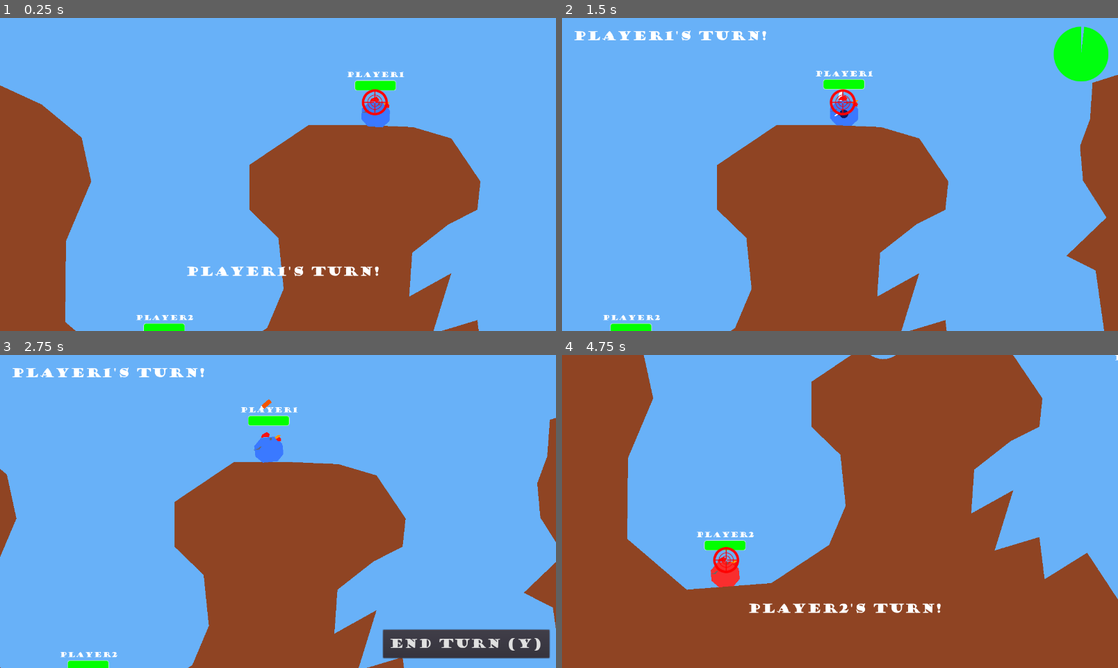
Above: before the commit, frames 1-4 (two rows, left to right).
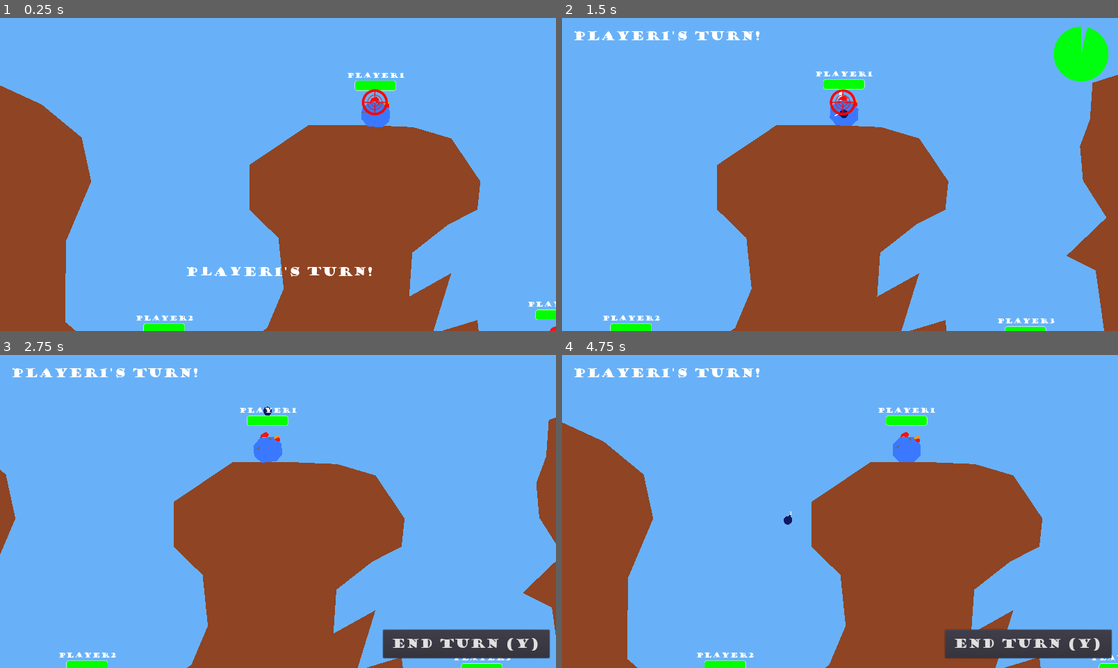
Above: after the commit, the same moments.

Repository: Athakaspen/NotWorms
Game: Godot game, scene res://MainScenes/Level.tscn
Same seed, same stepped clock (60 frames per second), same inputs: the game is played once before the commit and once after it.
Inputs (mouse positions are in pixels of both pictures, inside the frame that each line leads up to):
- Up to frame 1 (0.25 s): no input
- Up to frame 2 (1.5 s): move the mouse to (867, 174) at 0.52 s; press the mouse at (867, 174) at 0.53 s; hold D (right) 0.53-1.25 s; tap W (jump) at 0.77, 0.8, 1.07 s; release the mouse at (867, 174) at 1.25 s; click "Ready (Y)" at 1.25 s
- Up to frame 3 (2.75 s): move the mouse to (250, 511) at 2.02 s; hold A (left) from 2.03 s (still down); tap W (jump) at 2.1, 2.27, 2.57 s; click (250, 511) at 2.3 s
- Up to frame 4 (4.75 s): move the mouse to (851, 505) at 2.77 s; release A (left) at 2.78 s; hold Y (ready) 2.78-3.53 s; hold D (right) 2.78-4.28 s; tap W (jump) at 3.05, 3.77, 4.07, 4.52, 4.55 s; move the mouse to (834, 517) at 3.52 s; click (834, 517) at 3.6 s; move the mouse to (878, 514) at 4.27 s; press the mouse at (878, 514) at 4.28 s; hold A (left) from 4.28 s (still down)

The runs differ from the first frame. In frame 1, 1.2% of the frame differs, in the area x 0-100%, y 17-100%; in frame 2, 1.1%; in frame 3, 1.9%; in frame 4, 42%, in the area x 0-100%, y 0-100%.

Commit message:
laptop changes

Diff:
--- a/MainScenes/Level.tscn
+++ b/MainScenes/Level.tscn
@@ -46,6 +46,22 @@
 
 [node name="SpritePoly" parent="TurnQueue/Player2/PlayerBody" index="0"]
 color = Color( 0.980392, 0.184314, 0.184314, 1 )
+
+[node name="Player3" parent="TurnQueue" instance=ExtResource( 3 )]
+
+[node name="PlayerBody" parent="TurnQueue/Player3" index="0"]
+position = Vector2( 1280, 717 )
+
+[node name="SpritePoly" parent="TurnQueue/Player3/PlayerBody" index="0"]
+color = Color( 0.247059, 0.980392, 0.184314, 1 )
+
+[node name="Player4" parent="TurnQueue" instance=ExtResource( 3 )]
+
+[node name="PlayerBody" parent="TurnQueue/Player4" index="0"]
+position = Vector2( 1630, 131 )
+
+[node name="SpritePoly" parent="TurnQueue/Player4/PlayerBody" index="0"]
+color = Color( 0.752941, 0.0627451, 0.972549, 1 )
 
 [node name="CameraLimit" type="Position2D" parent="."]
 position = Vector2( 1920, 1080 )
@@ -176,3 +192,7 @@
 [editable path="TurnQueue/Player1/PlayerBody"]
 [editable path="TurnQueue/Player2"]
 [editable path="TurnQueue/Player2/PlayerBody"]
+[editable path="TurnQueue/Player3"]
+[editable path="TurnQueue/Player3/PlayerBody"]
+[editable path="TurnQueue/Player4"]
+[editable path="TurnQueue/Player4/PlayerBody"]
--- a/Scripts/PlayerBody.gd
+++ b/Scripts/PlayerBody.gd
@@ -36,7 +36,7 @@
 		w.owning_player = parent.name
 
 	# default weapon
-	switch_weapon("rocket")
+	switch_weapon("bomb")
 
 	set_turn_active(false)
 
@@ -79,12 +79,13 @@
 #		get_parent().add_child(b)
 #		b.apply_central_impulse(b.transform.x * bomb_velocity * b.mass)
 
-func _unhandled_input(event: InputEvent) -> void:
+func _input(event: InputEvent) -> void:
 
 	# Bail if it's not ur turn
 	if not is_active: return
 
 	if event.is_action_pressed("shoot"):
+		print("Shoot button pressed")
 		cur_weapon.do_shoot(position.distance_to(parent.aim_point.position))
 		if MatchInfo.oneshot:
 			parent.end_turn()
--- a/Scripts/Singletons/MatchInfo.gd
+++ b/Scripts/Singletons/MatchInfo.gd
@@ -13,7 +13,7 @@
 # Whether the player is allowed more than one shot per turn
 var oneshot = true
 # Length of each turn, in seconds
-var turn_duration : float = 10.0
+var turn_duration : float = 5.0
 
 # Called when the node enters the scene tree for the first time.
 func _ready():
--- a/Scripts/Terrain.gd
+++ b/Scripts/Terrain.gd
@@ -10,6 +10,7 @@
 #func _process(delta):
 #	pass
 
+# The basis of this was taken from the Destructable Terrain demo
 func clip(source_body: StaticBody2D, neg_poly: CollisionPolygon2D) -> void:
 	var offset_poly = Polygon2D.new()
 	# Transform the polygon values to take into account the transform
--- a/SubScenes/Weapons/BouncyBomb.gd
+++ b/Scripts/Weapons/BouncyBomb.gd
@@ -5,13 +5,13 @@
 var description = "Throw it and see what happens. Blows up after 3 seconds."
 var owning_player = "UNDEFINED"
 
-var MAX_SHOOT_VEL := 1000.0
+var MAX_SHOOT_VEL := 800.0
 var MIN_SHOOT_VEL := 100.0
 var projectile_mass := 1.0
 var projectile_gravity := 6.0
 
-# Length of the Trajectory Line in points
-var traj_length = 50
+# Length of the Trajectory Line in seconds
+var traj_length := 1.0
 
 var projectile_res = preload("res://SubScenes/Weapons/BouncyBomb_Proj.tscn")
 
@@ -26,7 +26,8 @@
 	pass # Replace with function body.
 
 # dist is the distance away the player is aiming
-func do_shoot(dist : float):
+# Return value represents whether the show was successful
+func do_shoot(dist : float) -> void:
 	var p = projectile_res.instance()
 	p.mass = projectile_mass
 	p.gravity_scale = projectile_gravity
@@ -66,18 +67,18 @@
 	var pos = shoot_point.global_position
 	var vel = shoot_point.global_transform.x * get_shoot_velocity(dist)
 #	var vel = shoot_point.global_transform.x * shoot_velocity
-	for _i in range(traj_length):
+	for _i in range(traj_length/line_detail):
 		traj_line.add_point(pos)
 		# the number is a scalar that makes it line up, found from trial and error
 		vel.y += projectile_gravity * line_detail * 110
 		pos += vel * line_detail
 
-		# stop the line when it hits terrain
-		var did_collide = false
-		for terrain_body in MatchInfo.terrain_holder.get_children():
-			var terr_poly = terrain_body.get_node("RenderPoly")
-			if Geometry.is_point_in_polygon(terr_poly.to_local(pos), terr_poly.polygon):
-				did_collide = true
-				break
-		if did_collide:
-			break
+#		# stop the line when it hits terrain
+#		var did_collide = false
+#		for terrain_body in MatchInfo.terrain_holder.get_children():
+#			var terr_poly = terrain_body.get_node("RenderPoly")
+#			if Geometry.is_point_in_polygon(terr_poly.to_local(pos), terr_poly.polygon):
+#				did_collide = true
+#				break
+#		if did_collide:
+#			break
--- a/SubScenes/Weapons/RocketLauncher_Proj.gd
+++ b/Scripts/Weapons/BouncyBomb_Proj.gd
@@ -1,20 +1,15 @@
 extends RigidBody2D
 
-var explosion_radius = 50
-var explosion_force = 400
-var explosion_damage = 20
+
+var explosion_radius = 100
+var explosion_force = 600
+var explosion_damage = 25
+var explosion_delay = 3.0
 var owning_player = "UNDEFINED"
-
-# If we hit nothing in this long, explode
-var explosion_delay = 5.0
-
-# used to make sure we don't try to explode more than once
-var exploded := false
 
 # Called when the node enters the scene tree for the first time.
 func _ready() -> void:
 
-	# Backup kill fuse
 	$Timer.start(explosion_delay)
 
 	# This code taken directly from the destructible terrain demo
@@ -25,14 +20,18 @@
 		points.push_back(Vector2.ZERO + Vector2(cos(point), sin(point)) * explosion_radius)
 	$ExplosionArea/DestructionPolygon.polygon = points
 
+	# apply random spin for style points.
+	# The delay is because of an engine bug that ignores
+	# torque_impulses when an object is first created
+	yield(get_tree().create_timer(0.05), "timeout")
+	apply_torque_impulse(rand_range(-1000, 1000))
+
 
 # Called every frame. 'delta' is the elapsed time since the previous frame.
-func _physics_process(delta):
-	self.rotation = linear_velocity.angle()
+#func _process(delta):
+#	pass
 
 func explode() -> void:
-	if exploded: return
-	exploded = true
 #	for x in affected:
 #		x.apply_central_impulse((x.global_position - global_position).normalized() * explosion_force)
 #	var inst = particles.instance()
@@ -51,18 +50,17 @@
 			if body.is_in_group("Knockback"):
 				body.apply_central_impulse( \
 					(body.global_position - global_position).normalized() * explosion_force)
-				# Rocket jumping
-				if body.get_parent().name == owning_player:
-					body.apply_central_impulse( \
-						(body.global_position - global_position).normalized() * explosion_force * 6.9)
 			if body.is_in_group("Damageable"):
 				body.get_parent().do_damage(explosion_damage)
 
 	call_deferred("queue_free")
 
 func _on_Timer_timeout():
+
+	# Only enable collision monitoring just before explosion
+	$ExplosionArea.monitoring = true
+	$ExplosionArea.monitorable = true
+	yield(get_tree(), "physics_frame")
+	yield(get_tree(), "physics_frame")
+
 	explode()
-
-func _on_RocketLauncher_Proj_body_entered(body):
-	if body.is_in_group("Destructible") or body.is_in_group("Damageable"):
-		explode()
--- a/SubScenes/Weapons/RocketLauncher.gd
+++ b/Scripts/Weapons/RocketLauncher.gd
@@ -10,8 +10,8 @@
 var projectile_mass := 1.0
 var projectile_gravity := 6.0
 
-# Length of the Trajectory Line in points
-var traj_length = 69
+# Length of the Trajectory Line in seconds
+var traj_length := 1.0
 
 var projectile_res = preload("res://SubScenes/Weapons/RocketLauncher_Proj.tscn")
 
@@ -66,18 +66,18 @@
 	var pos = shoot_point.global_position
 	var vel = shoot_point.global_transform.x * get_shoot_velocity(dist)
 #	var vel = shoot_point.global_transform.x * shoot_velocity
-	for _i in range(traj_length):
+	for _i in range(traj_length/line_detail):
 		traj_line.add_point(pos)
 		# the number is a scalar that makes it line up, found from trial and error
 		vel.y += projectile_gravity * line_detail * 110
 		pos += vel * line_detail
 
-		# stop the line when it hits terrain
-		var did_collide = false
-		for terrain_body in MatchInfo.terrain_holder.get_children():
-			var terr_poly = terrain_body.get_node("RenderPoly")
-			if Geometry.is_point_in_polygon(terr_poly.to_local(pos), terr_poly.polygon):
-				did_collide = true
-				break
-		if did_collide:
-			break
+#		# stop the line when it hits terrain
+#		var did_collide = false
+#		for terrain_body in MatchInfo.terrain_holder.get_children():
+#			var terr_poly = terrain_body.get_node("RenderPoly")
+#			if Geometry.is_point_in_polygon(terr_poly.to_local(pos), terr_poly.polygon):
+#				did_collide = true
+#				break
+#		if did_collide:
+#			break
--- a/SubScenes/Weapons/BouncyBomb_Proj.gd
+++ b/Scripts/Weapons/RocketLauncher_Proj.gd
@@ -1,37 +1,44 @@
 extends RigidBody2D
 
+var explosion_radius = 50
+var explosion_force = 400
+var explosion_damage = 20
+var owning_player = "UNDEFINED"
 
-var explosion_radius = 100
-var explosion_force = 500
-var explosion_damage = 25
-var explosion_delay = 3.0
-var owning_player = "UNDEFINED"
+# If we hit nothing in this long, explode
+var explosion_delay = 5.0
+
+# Used to prevent exploding before physics engine has kicked in
+var live := false
+# used to make sure we don't try to explode more than once
+var exploded := false
 
 # Called when the node enters the scene tree for the first time.
 func _ready() -> void:
 
+	# Backup kill fuse
 	$Timer.start(explosion_delay)
 
 	# This code taken directly from the destructible terrain demo
-	var nb_points = 32
+	var nb_points = 24
 	var points = PoolVector2Array()
 	for i in range(nb_points+1):
 		var point = deg2rad(i * 360.0 / nb_points - 90)
 		points.push_back(Vector2.ZERO + Vector2(cos(point), sin(point)) * explosion_radius)
 	$ExplosionArea/DestructionPolygon.polygon = points
 
-	# apply random spin for style points.
-	# The delay is because of an engine bug that ignores
-	# torque_impulses when an object is first created
-	yield(get_tree().create_timer(0.05), "timeout")
-	apply_torque_impulse(rand_range(-1000, 1000))
+	yield(get_tree(), "physics_frame")
+	yield(get_tree(), "physics_frame")
+	live = true
 
 
 # Called every frame. 'delta' is the elapsed time since the previous frame.
-#func _process(delta):
-#	pass
+func _physics_process(delta):
+	self.rotation = linear_velocity.angle()
 
 func explode() -> void:
+	if exploded or not live: return
+	exploded = true
 #	for x in affected:
 #		x.apply_central_impulse((x.global_position - global_position).normalized() * explosion_force)
 #	var inst = particles.instance()
@@ -42,7 +49,7 @@
 	# and check all of those too
 
 	for body in $ExplosionArea.get_overlapping_bodies():
-		#print (body)
+		print (body)
 		if body.is_in_group("Destructible"):
 			body.get_parent().clip(body, $ExplosionArea/DestructionPolygon)
 
@@ -50,17 +57,18 @@
 			if body.is_in_group("Knockback"):
 				body.apply_central_impulse( \
 					(body.global_position - global_position).normalized() * explosion_force)
+				# Rocket jumping
+				if body.get_parent().name == owning_player:
+					body.apply_central_impulse( \
+						(body.global_position - global_position).normalized() * explosion_force * 6.9)
 			if body.is_in_group("Damageable"):
 				body.get_parent().do_damage(explosion_damage)
 
 	call_deferred("queue_free")
 
 func _on_Timer_timeout():
+	explode()
 
-	# Only enable collision monitoring just before explosion
-	$ExplosionArea.monitoring = true
-	$ExplosionArea.monitorable = true
-	yield(get_tree(), "physics_frame")
-	yield(get_tree(), "physics_frame")
-
-	explode()
+func _on_RocketLauncher_Proj_body_entered(body):
+	if body.is_in_group("Destructible") or body.is_in_group("Damageable"):
+		explode()
--- a/SubScenes/Weapons/BouncyBomb.tscn
+++ b/SubScenes/Weapons/BouncyBomb.tscn
@@ -1,6 +1,7 @@
 [gd_scene load_steps=3 format=2]
 
-[ext_resource path="res://SubScenes/Weapons/BouncyBomb.gd" type="Script" id=1]
+[ext_resource path="res://Scripts/Weapons/BouncyBomb.gd" type="Script" id=1]
+
 
 [sub_resource type="Curve" id=1]
 _data = [ Vector2( 0, 0.727273 ), 0.0, 0.644156, 0, 0, Vector2( 0.290323, 0.990909 ), 0.0, 0.0, 0, 0, Vector2( 1, 0 ), -3.01948, 0.0, 0, 0 ]
--- a/SubScenes/Weapons/BouncyBomb_Proj.tscn
+++ b/SubScenes/Weapons/BouncyBomb_Proj.tscn
@@ -1,6 +1,7 @@
 [gd_scene load_steps=3 format=2]
 
-[ext_resource path="res://SubScenes/Weapons/BouncyBomb_Proj.gd" type="Script" id=1]
+[ext_resource path="res://Scripts/Weapons/BouncyBomb_Proj.gd" type="Script" id=1]
+
 
 [sub_resource type="CircleShape2D" id=1]
 radius = 9.5
--- a/SubScenes/Weapons/RocketLauncher.tscn
+++ b/SubScenes/Weapons/RocketLauncher.tscn
@@ -1,6 +1,6 @@
 [gd_scene load_steps=3 format=2]
 
-[ext_resource path="res://SubScenes/Weapons/RocketLauncher.gd" type="Script" id=1]
+[ext_resource path="res://Scripts/Weapons/RocketLauncher.gd" type="Script" id=1]
 
 [sub_resource type="Curve" id=1]
 _data = [ Vector2( 0, 0.727273 ), 0.0, 0.644156, 0, 0, Vector2( 0.290323, 0.990909 ), 0.0, 0.0, 0, 0, Vector2( 1, 0 ), -3.01948, 0.0, 0, 0 ]
@@ -8,13 +8,9 @@
 [node name="RocketLauncher" type="Node2D"]
 script = ExtResource( 1 )
 
-[node name="BombGraphic" type="Polygon2D" parent="."]
-position = Vector2( 0, -1 )
+[node name="SpritePoly" type="Polygon2D" parent="."]
 color = Color( 0.0705882, 0.105882, 0.384314, 1 )
-polygon = PoolVector2Array( -3, 11, -8, 7, -10, 2, -9, -3, -7, -6, -2, -9, -2, -12, 2, -12, 2, -9, 7, -7, 9, -3, 10, 3, 8, 6, 6, 9, 3, 11 )
-
-[node name="Fuse" type="Polygon2D" parent="BombGraphic"]
-polygon = PoolVector2Array( -1, -12, -1, -15, -4, -19, -2, -21, 1, -16, 1, -12 )
+polygon = PoolVector2Array( -7, -5, -7, 5, 21, 5, 20, 0, 21, -5 )
 
 [node name="ShootPoint" type="Position2D" parent="."]
 position = Vector2( 50, 0 )
--- a/SubScenes/Weapons/RocketLauncher_Proj.tscn
+++ b/SubScenes/Weapons/RocketLauncher_Proj.tscn
@@ -1,6 +1,7 @@
 [gd_scene load_steps=3 format=2]
 
-[ext_resource path="res://SubScenes/Weapons/RocketLauncher_Proj.gd" type="Script" id=1]
+[ext_resource path="res://Scripts/Weapons/RocketLauncher_Proj.gd" type="Script" id=1]
+
 
 [sub_resource type="CapsuleShape2D" id=1]
 radius = 5.0
--- a/project.godot
+++ b/project.godot
@@ -41,10 +41,17 @@
 MatchInfo="*res://Scripts/Singletons/MatchInfo.gd"
 Utilities="*res://Scripts/Singletons/Utilities.gd"
 
+[debug]
+
+settings/stdout/print_fps=true
+
 [display]
 
 window/size/width=1280
 window/size/height=720
+window/size/borderless=true
+window/size/fullscreen=true
+window/stretch/mode="2d"
 
 [input]
 
Not shown, removed: SubScenes/Weapons/BouncyBomb.tscn.depren
